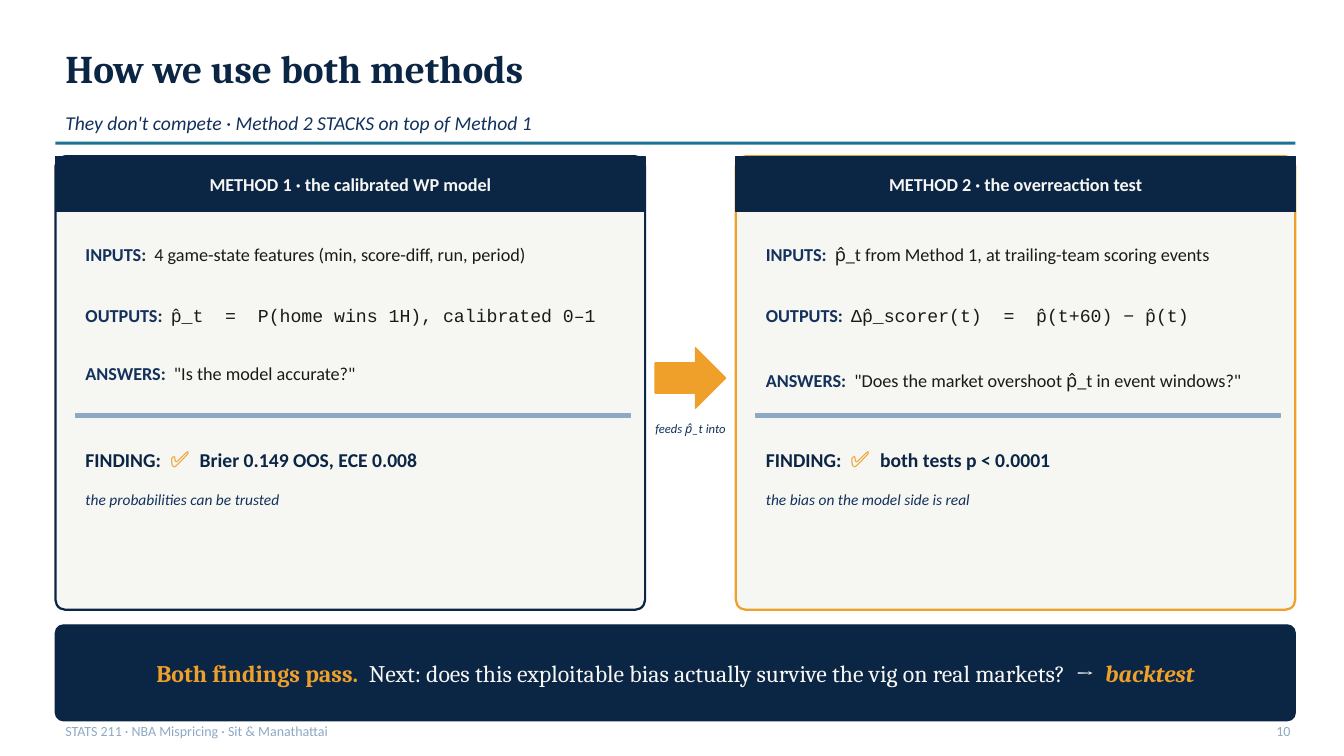
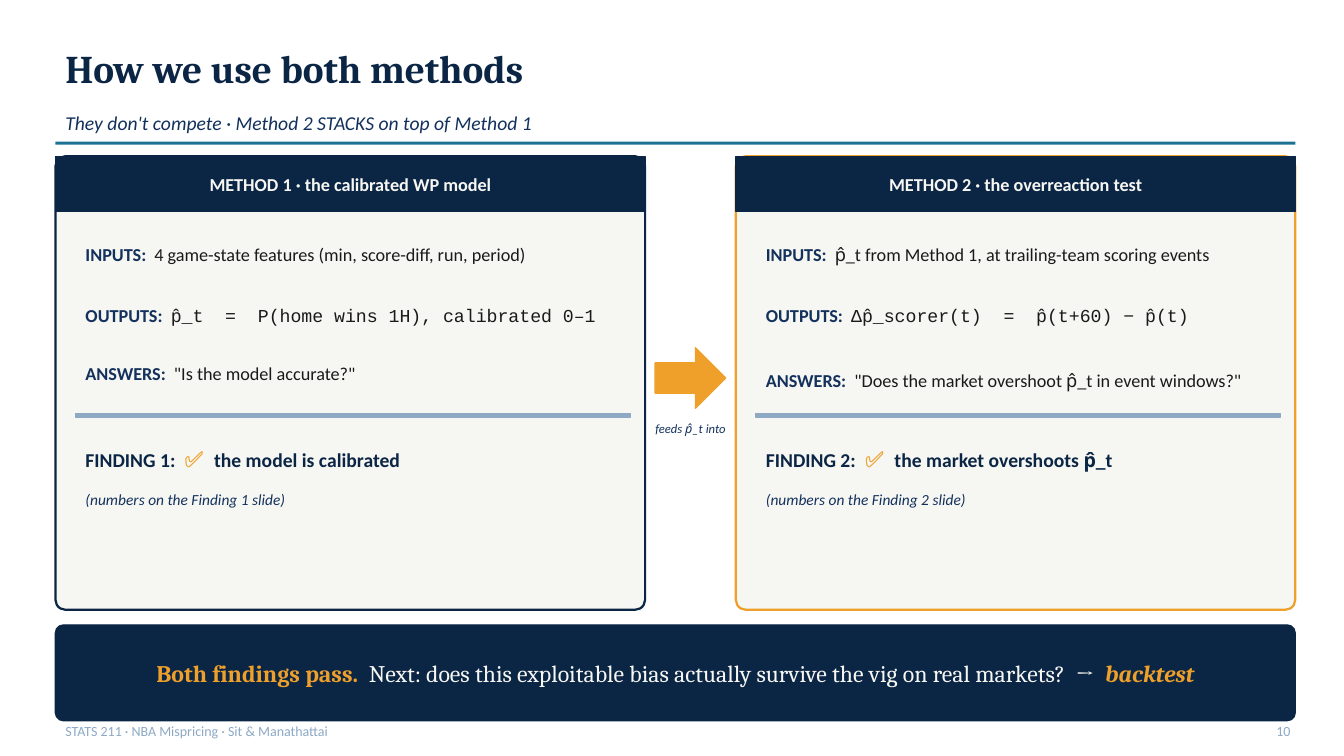
Before and after one commit to ivan-sit/live-nba-market-mispricing-detection, a slide deck: slide 10 of slides/final_deck.pptx. Drawn at 1344x756 pixels with LibreOffice and Linux fonts; fonts in the diff are those of the drawing. Boxes give left, top, right and bottom in pixels: in the first picture for what was removed or moved away, otherwise in the second. Text is boxed around its words. In the diff, an @@ line names an element or a change of style, - is before the commit and + after.

```diff
--- a/slides/final_deck.pptx
+++ b/slides/final_deck.pptx
@@ text at (x1=85, y1=453, x2=400, y2=467): text changed @@
-FINDING: ✅ Brier 0.149 OOS, ECE 0.008
+FINDING 1: ✅ the model is calibrated
@@ text at (x1=766, y1=452, x2=1113, y2=472): text changed @@
-FINDING: ✅ both tests p < 0.0001
+FINDING 2: ✅ the market overshoots p̂_t
@@ text at (x1=85, y1=494, x2=285, y2=508): text changed @@
-the probabilities can be trusted
+(numbers on the Finding 1 slide)
@@ text at (x1=766, y1=494, x2=966, y2=508): text changed @@
-the bias on the model side is real
+(numbers on the Finding 2 slide)
```
Also in this commit, not shown: 1 other slide changed, 4 other files.
